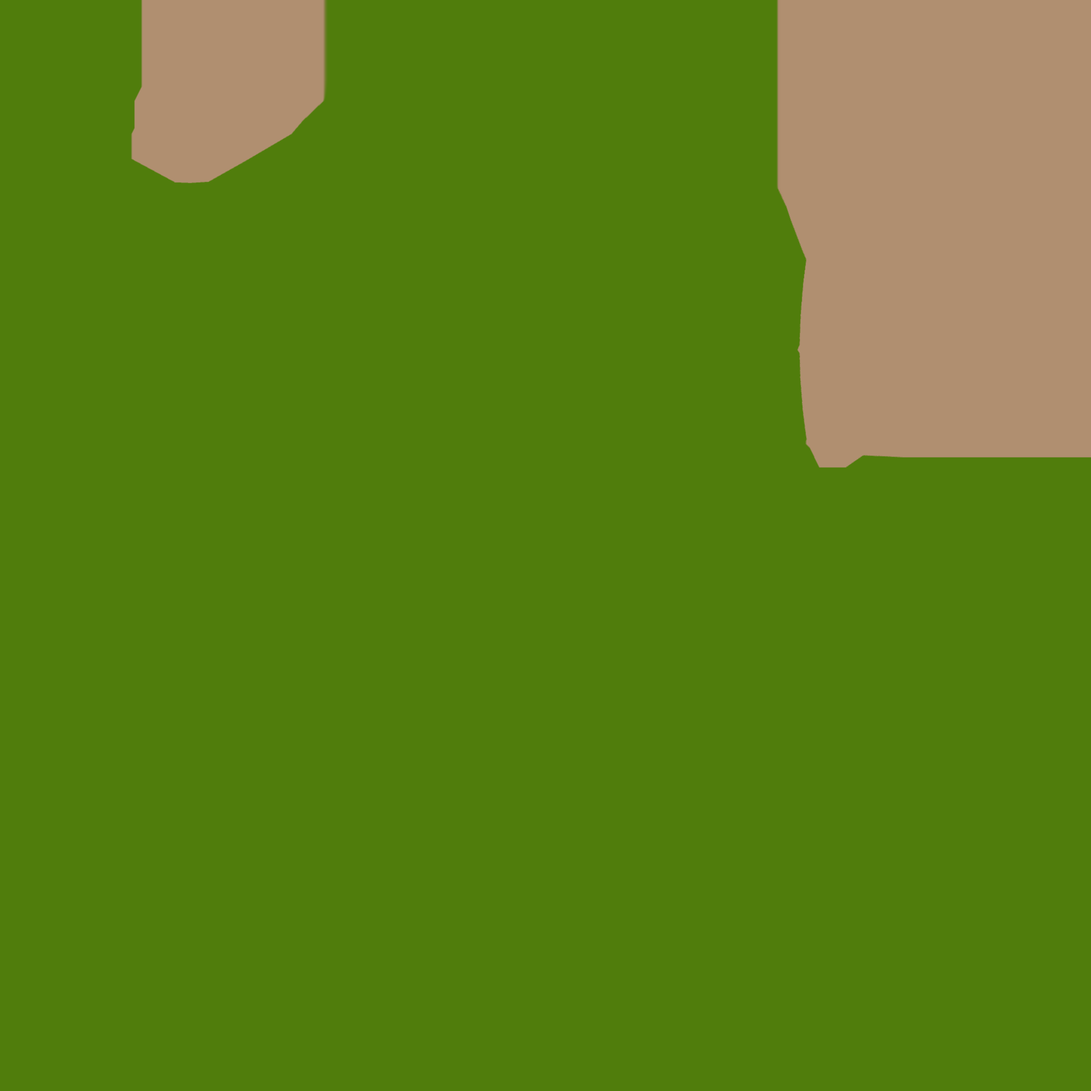
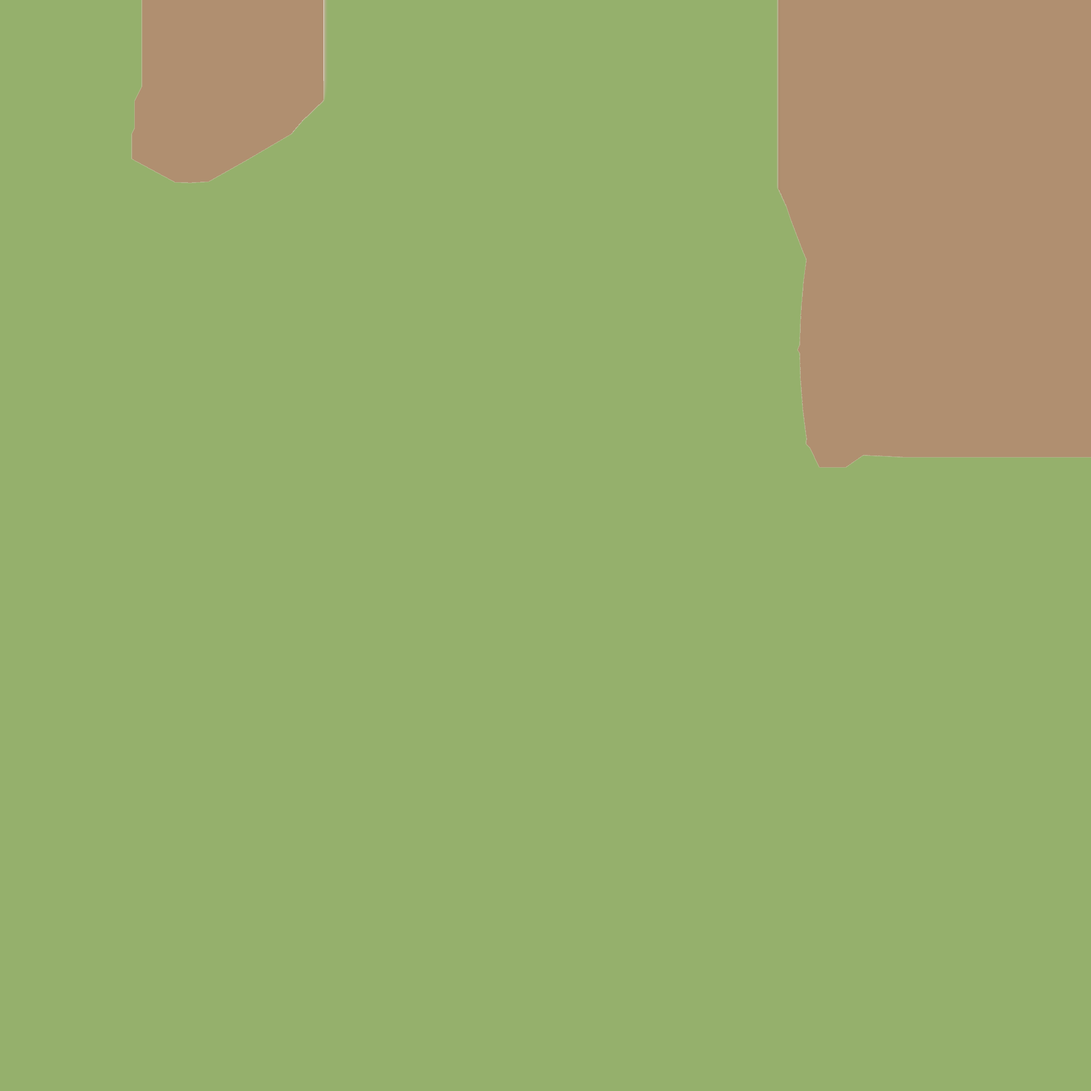
Layer changes from the first (1091, 1091) image to the second:
painted on "wine-diffuse.png copy", masked it over (0, 0, 1091, 1091)
hid "wine-diffuse.png" over (17, 57, 1077, 1075)
